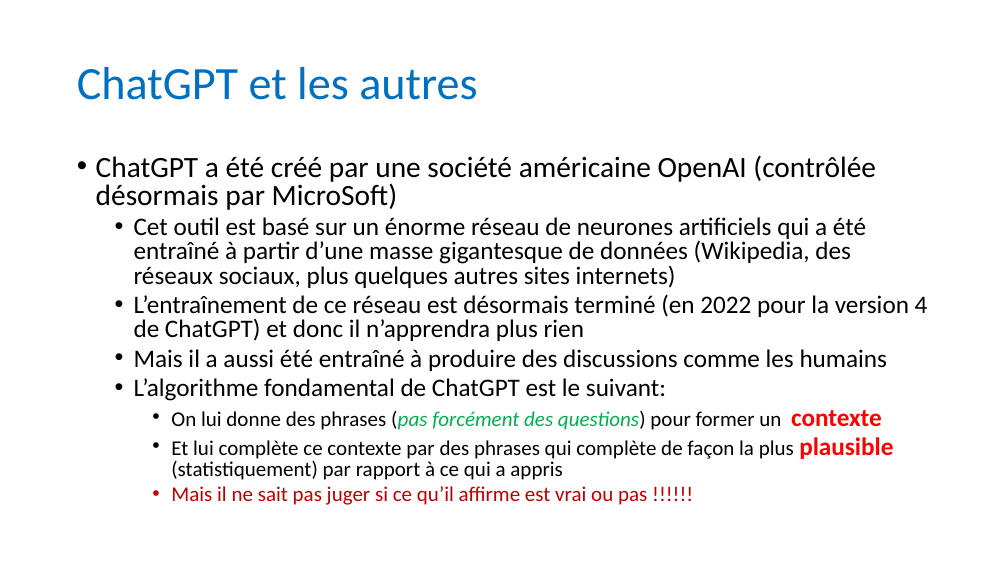
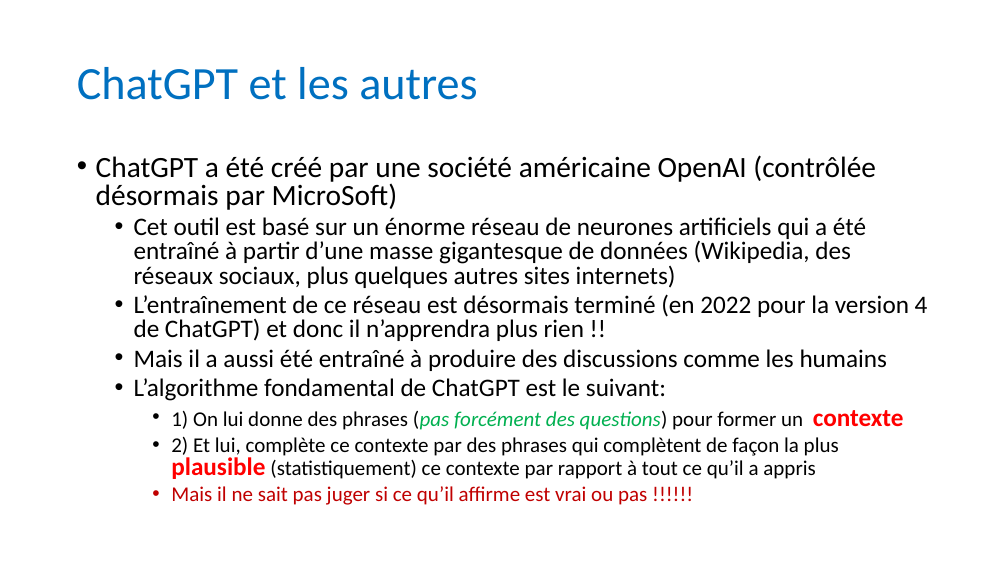
Before and after one commit to anumby-source/RobotServiceJeunesse2023, a slide deck: slide 9 of Journée du 5 mai 2023.pptx. Drawn at 1008x567 pixels with LibreOffice and Linux fonts; fonts in the diff are those of the drawing. Boxes give left, top, right and bottom in pixels: in the first picture for what was removed or moved away, otherwise in the second. Text is boxed around its words. In the diff, an @@ line names an element or a change of style, - is before the commit and + after.

Commit message:
Evolutions des programmes .ino Présentation pour la journée du 5 mai

```diff
--- a/Journée du 5 mai 2023.pptx
+++ b/Journée du 5 mai 2023.pptx
@@ text at bbox=[134, 294, 928, 341]: text changed @@
-  • L’entraînement de ce réseau est désormais terminé (en 2022 pour la version 4 de ChatGPT) et donc il n’apprendra plus rien
+  • L’entraînement de ce réseau est désormais terminé (en 2022 pour la version 4 de ChatGPT) et donc il n’apprendra plus rien !!
@@ text at bbox=[171, 410, 904, 479]: text changed @@
-    • On lui donne des phrases (pas forcément des questions) pour former un contexte
-    • Et lui complète ce contexte par des phrases qui complète de façon la plus plausible (statistiquement) par rapport à ce qui a appris
+    • 1) On lui donne des phrases (pas forcément des questions) pour former un contexte
+    • 2) Et lui, complète ce contexte par des phrases qui complètent de façon la plus plausible (statistiquement) ce contexte par rapport à tout ce qu’il a appris
```
